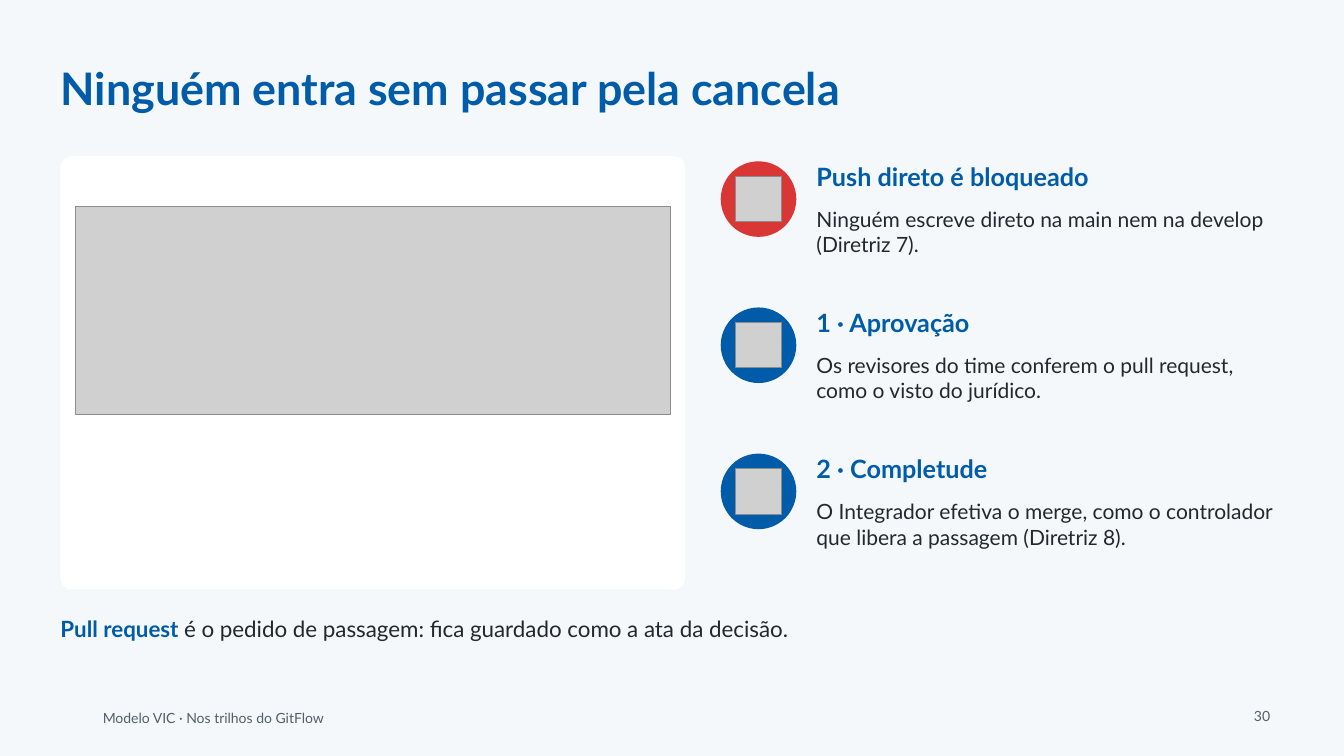
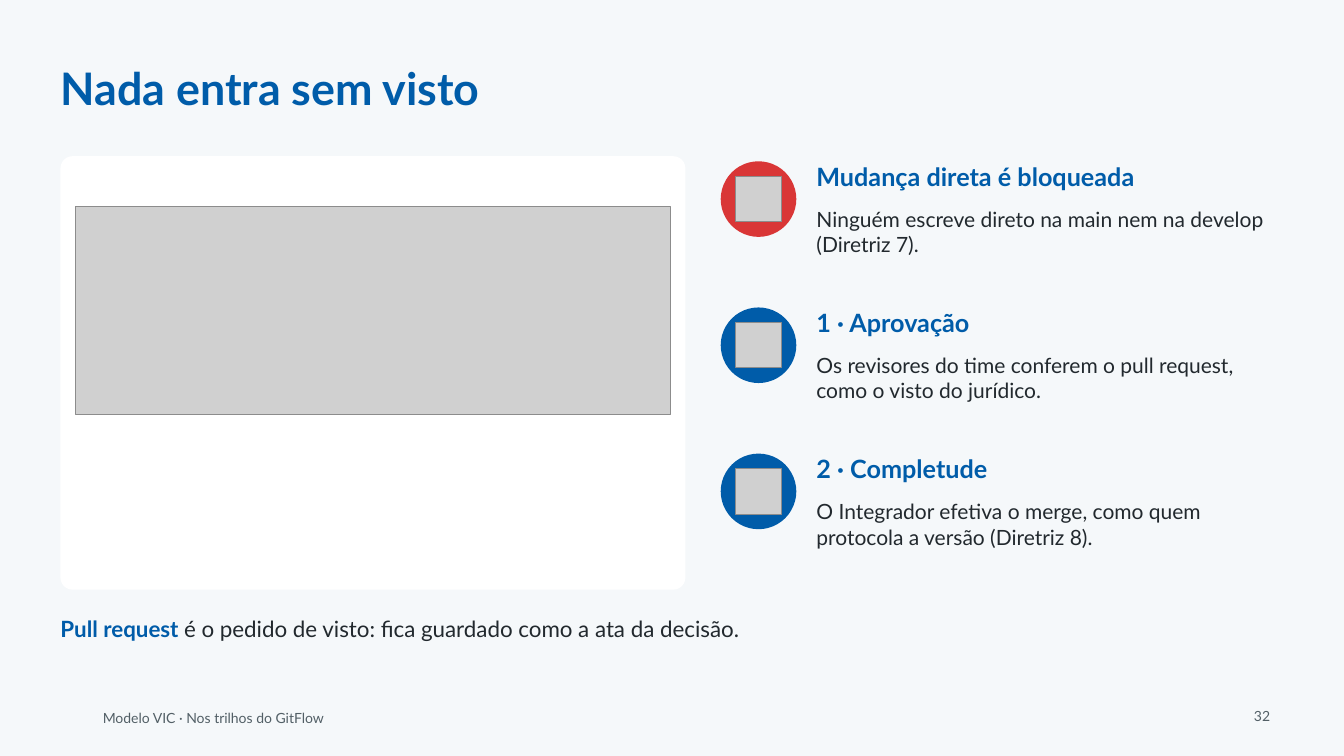
Before and after one commit to andromarcio/modelo-vic, a slide deck: slide 32 of treinamento/oficina-nos-trilhos/1-slides-nos-trilhos.pptx (slide 30 before the commit). Drawn at 1344x756 pixels with LibreOffice and Linux fonts; fonts in the diff are those of the drawing; grey boxes stand for pictures; background and template pictures are left out. Boxes give left, top, right and bottom in pixels: in the first picture for what was removed or moved away, otherwise in the second. Text is boxed around its words. In the diff, an @@ line names an element or a change of style, - is before the commit and + after.

```diff
--- a/treinamento/oficina-nos-trilhos/1-slides-nos-trilhos.pptx
+++ b/treinamento/oficina-nos-trilhos/1-slides-nos-trilhos.pptx
@@ title at <box>60,71,480,106</box>: text changed @@
-Ninguém entra sem passar pela cancela
+Nada entra sem visto
@@ text at <box>816,167,1134,191</box>: text changed @@
-Push direto é bloqueado
+Mudança direta é bloqueada
@@ text at <box>816,503,1201,549</box>: text changed @@
-O Integrador efetiva o merge, como o controlador que libera a passagem (Diretriz 8).
+O Integrador efetiva o merge, como quem protocola a versão (Diretriz 8).
@@ text at <box>60,620,739,641</box>: text changed @@
-Pull request é o pedido de passagem: fica guardado como a ata da decisão.
+Pull request é o pedido de visto: fica guardado como a ata da decisão.
@@ page number at <box>1254,711,1270,721</box>: text changed @@
-30
+32
```
Also in this commit, not shown: 27 other slides changed, 8 slides added, 6 slides removed, 8 other files.
